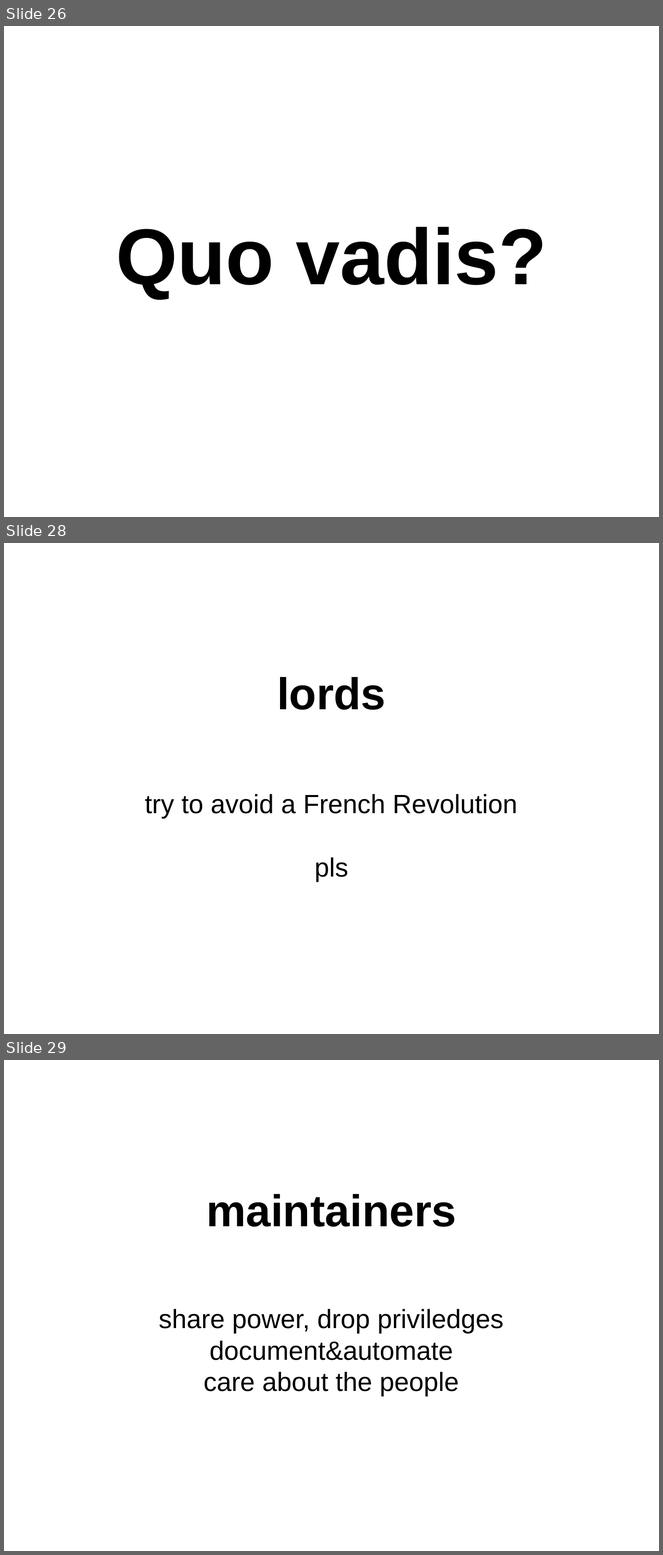
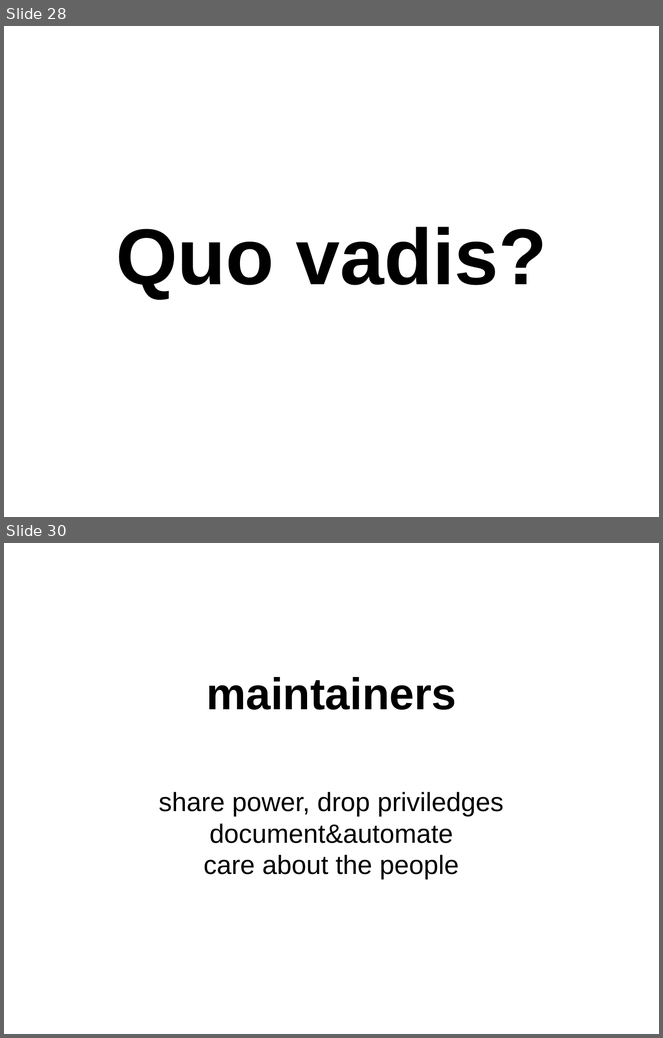
Before and after one commit to danvet/danvet.github.io, a slide deck: slides/lca-2018.odp. Shown one above the other, each under a label of ours: slides 26, 28 and 29 before the commit, slides 28 and 30 after it; the slides between them are not shown. The pictures are 663x1555 and 663x1038 pixels, drawn with LibreOffice and Linux fonts; fonts in the diff are those of the drawing. Boxes give left, top, right and bottom in pixels: in the first picture for what was removed or moved away, otherwise in the second. Text is boxed around its words. In the diff, an @@ line names an element or a change of style, - is before the commit and + after.

```diff
--- a/slides/lca-2018.odp
+++ b/slides/lca-2018.odp
@@ slide 28 removed at (x1=4, y1=543, x2=659, y2=1034), background #FFFFFF @@
@@ title removed at (x1=277, y1=677, x2=386, y2=710) @@
-lords
@@ subtitle removed at (x1=145, y1=794, x2=518, y2=883) @@
-try to avoid a French Revolution
-pls
@@ what was slide 26 is now slide 28 @@
@@ what was slide 29 is now slide 30 @@
```
Also in this commit, not shown: 4 slides changed, 5 slides added, 2 other slides removed, 2 other files.
